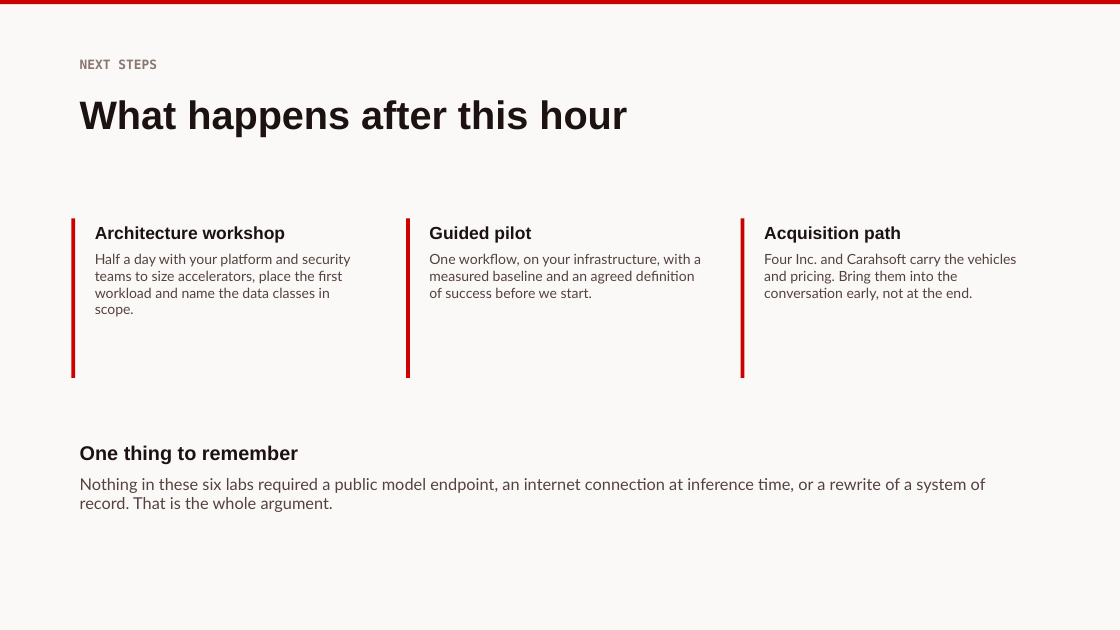
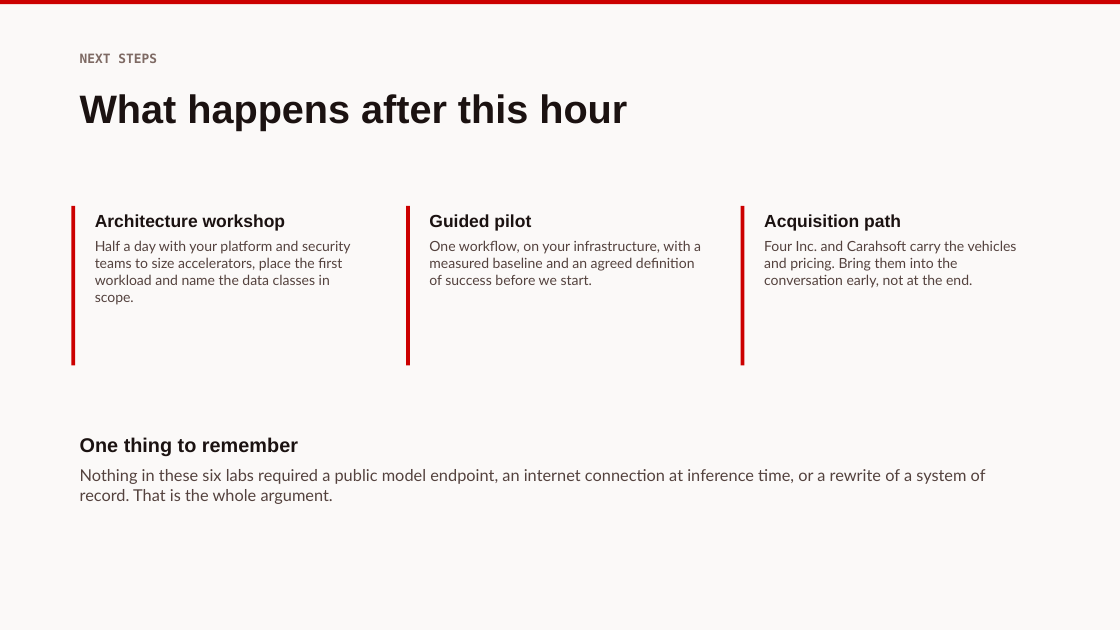
Before and after one commit to nommsweyMX/redhat-ai-tax-labs, a slide deck: slide 9 of slides/exports/redhat-ai-tax-administration.pptx. Drawn at 1120x630 pixels with LibreOffice and Linux fonts; fonts in the diff are those of the drawing. Boxes give left, top, right and bottom in pixels: in the first picture for what was removed or moved away, otherwise in the second. Text is boxed around its words. In the diff, an @@ line names an element or a change of style, - is before the commit and + after.

```diff
--- a/slides/exports/redhat-ai-tax-administration.pptx
+++ b/slides/exports/redhat-ai-tax-administration.pptx
@@ text "NEXT STEPS" at [80,53,157,63]: text colour #8A7671 to #7E6A64 @@
@@ text "What happens after this hour": place and size @@
-text "What happens after this hour" at [80,100,627,137]
+text "What happens after this hour" at [80,94,627,131]
@@ 4 texts, 3 rectangles: place and size @@
-4 texts, 3 rectangles at [71,218,1017,512]
+4 texts, 3 rectangles at [71,206,1017,504]
```
Also in this commit, not shown: 7 other slides changed, 5 other files.
